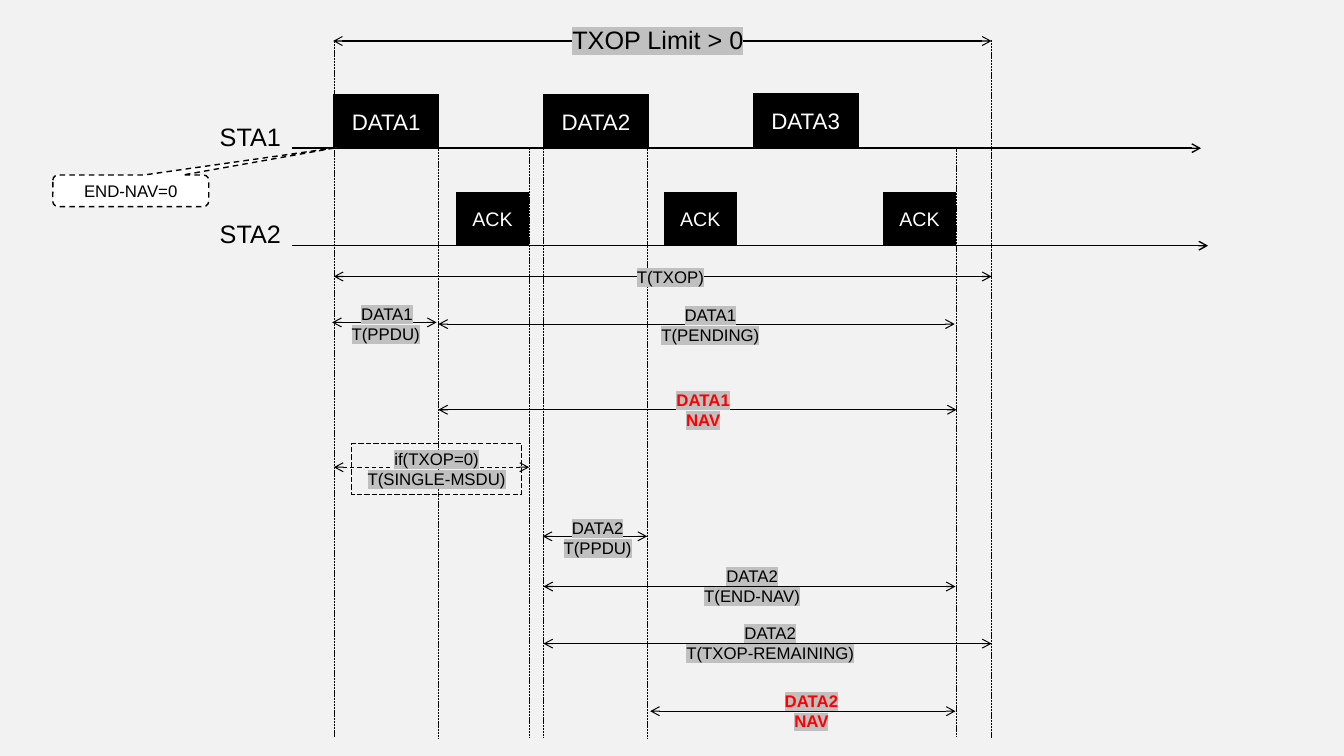
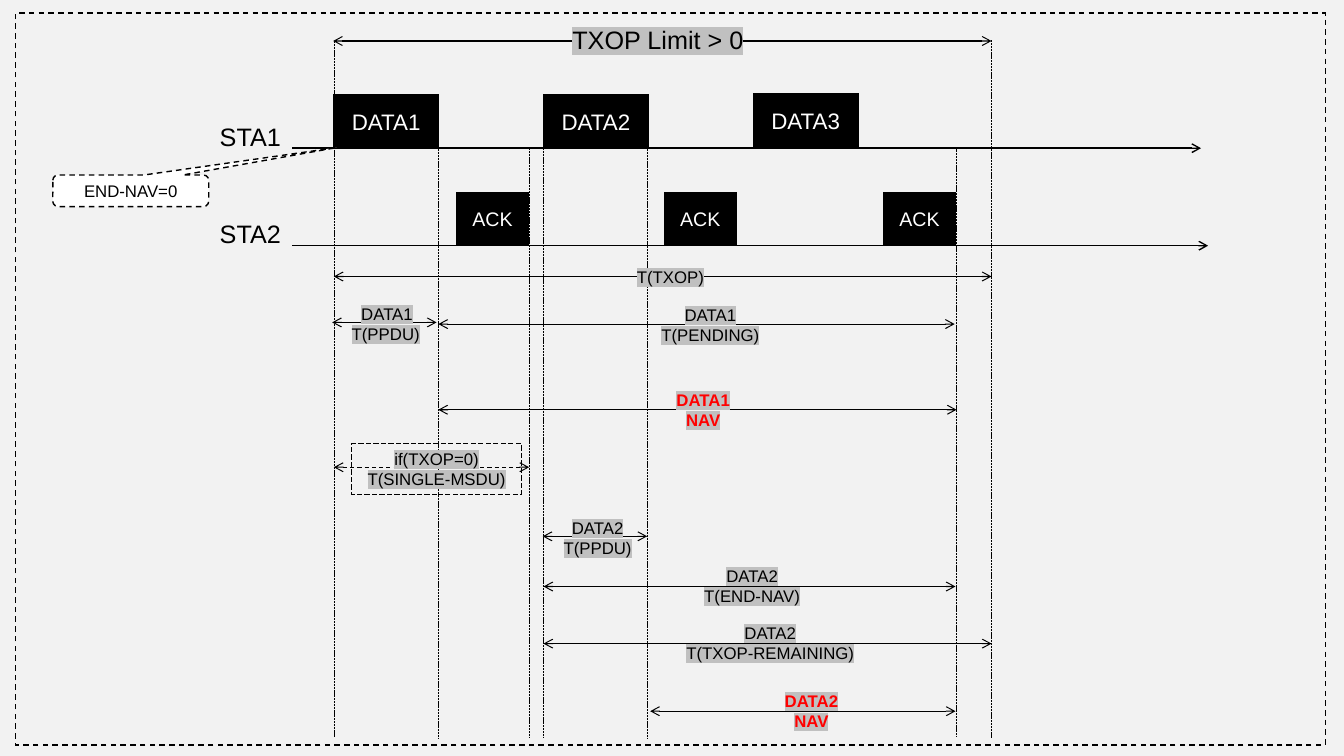
Before and after one commit to iamgzi/802.11ax, a slide deck: slide 9 of Doc/802.11NAV机制详解.pptx. Drawn at 1344x756 pixels with LibreOffice and Linux fonts; fonts in the diff are those of the drawing. Boxes give left, top, right and bottom in pixels: in the first picture for what was removed or moved away, otherwise in the second. Text is boxed around its words. In the diff, an @@ line names an element or a change of style, - is before the commit and + after.

```diff
--- a/Doc/802.11NAV机制详解.pptx
+++ b/Doc/802.11NAV机制详解.pptx
@@ rectangle added at box(15, 13, 1325, 745), outline #000000 1 pt dashed @@
```
Also in this commit, not shown: 5 other slides changed, 5 other files.
